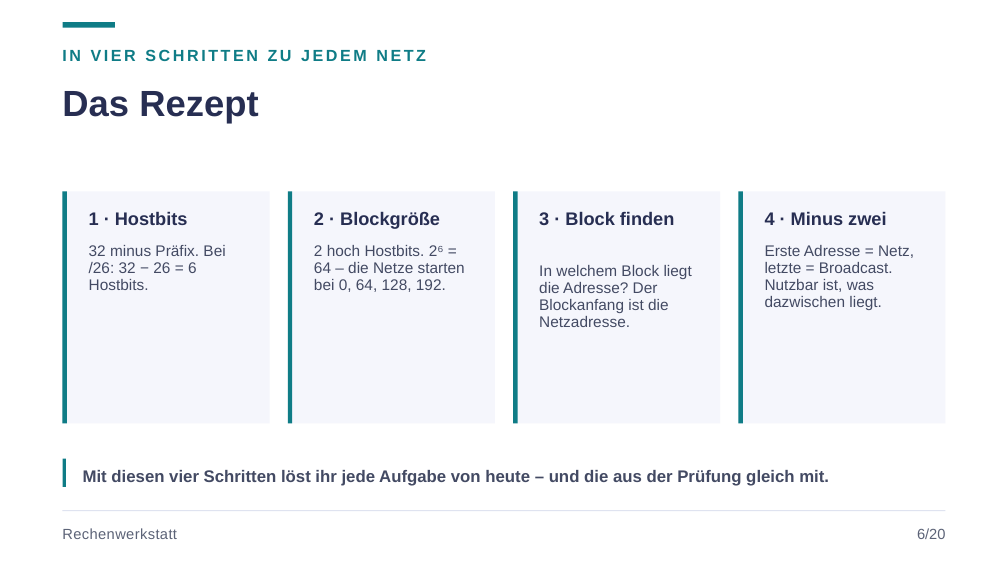
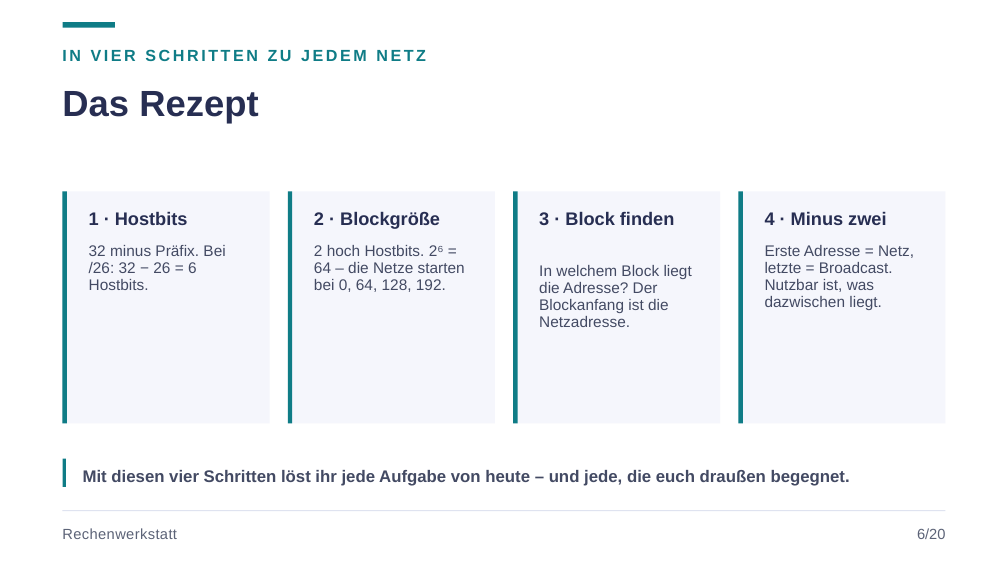
Before and after one commit to JacobMenge/kurs-unterlagen, a slide deck: slide 9 of folien/dist/02-adressierung-subnetting.pptx. Drawn at 1008x567 pixels with LibreOffice and Linux fonts; fonts in the diff are those of the drawing. Boxes give left, top, right and bottom in pixels: in the first picture for what was removed or moved away, otherwise in the second. Text is boxed around its words. In the diff, an @@ line names an element or a change of style, - is before the commit and + after.

```diff
--- a/folien/dist/02-adressierung-subnetting.pptx
+++ b/folien/dist/02-adressierung-subnetting.pptx
@@ text at [83,470,850,486]: text changed @@
-Mit diesen vier Schritten löst ihr jede Aufgabe von heute – und die aus der Prüfung gleich mit.
+Mit diesen vier Schritten löst ihr jede Aufgabe von heute – und jede, die euch draußen begegnet.
```
Also in this commit, not shown: 3 other slides changed, 4 other files.
